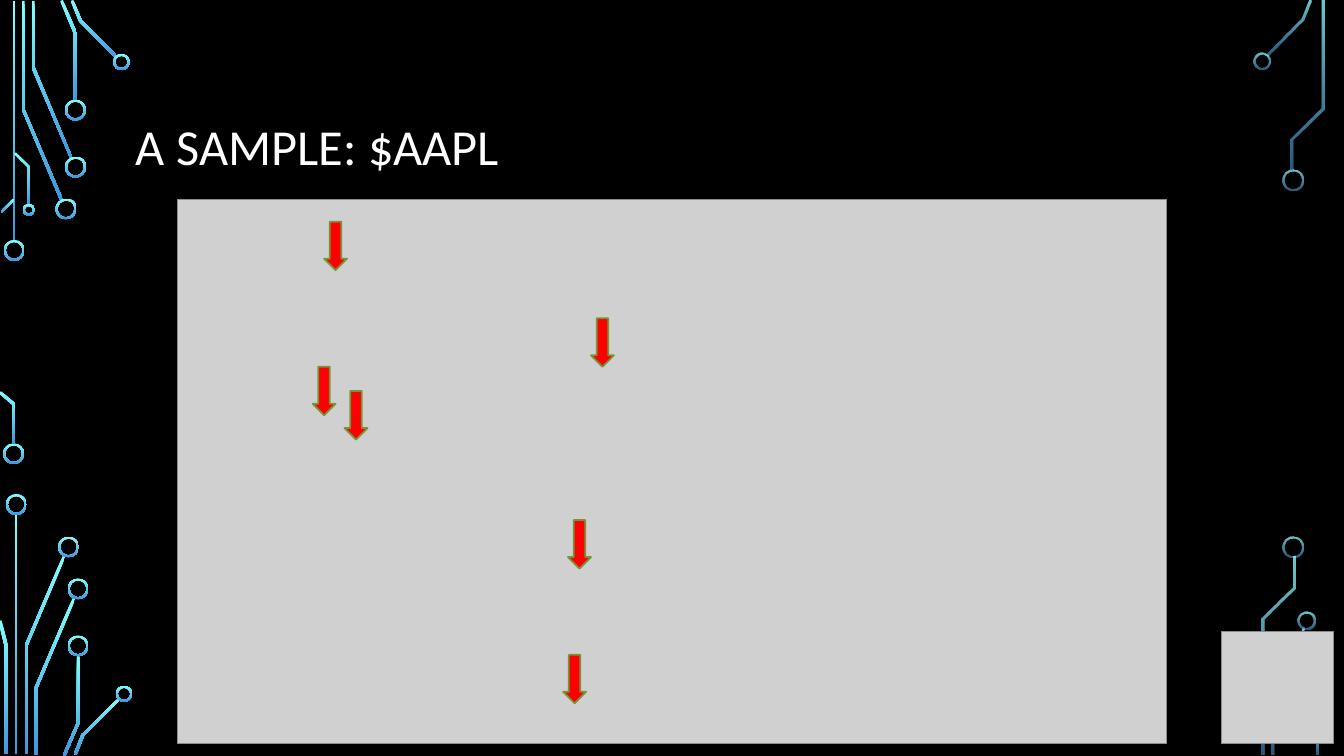
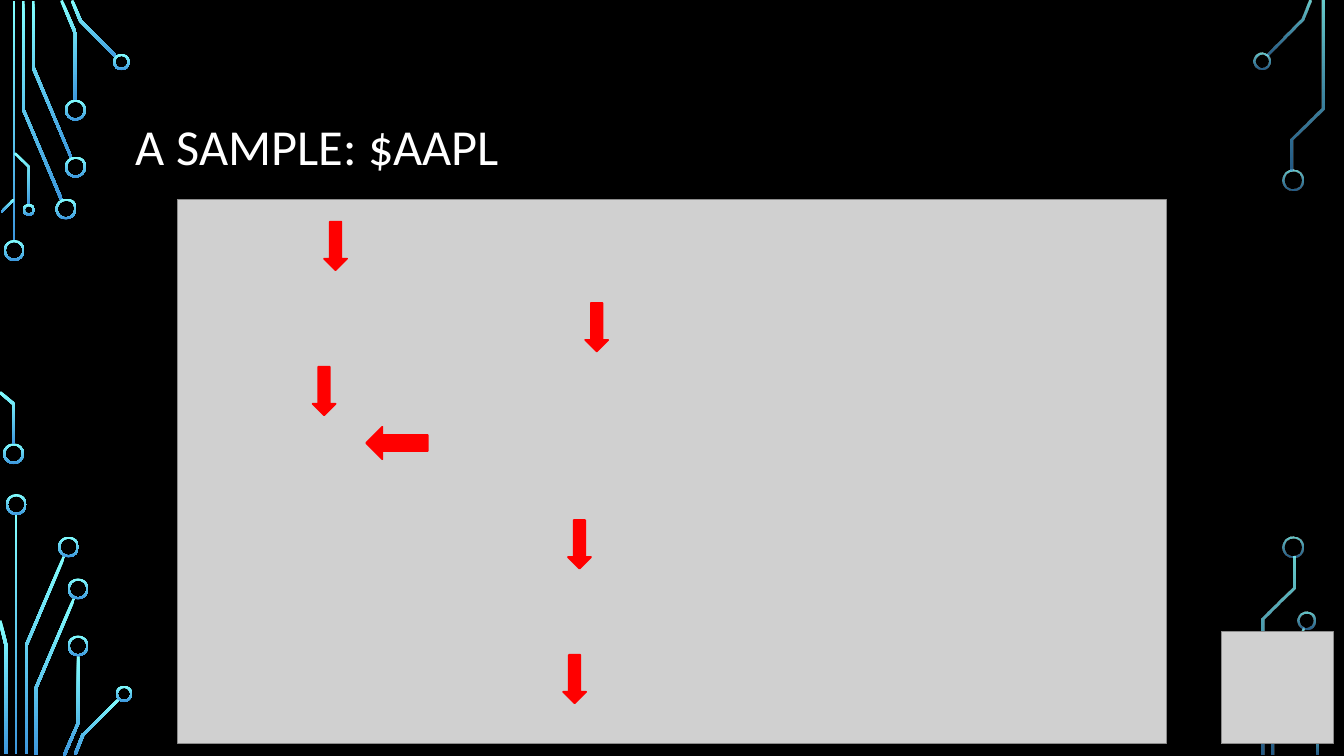
Before and after one commit to shangeri/Software-Engineering-7-610-1.00, a slide deck: slide 7 of Presention_by_Cédric.pptx (slide 5 before the commit). Drawn at 1344x756 pixels with LibreOffice and Linux fonts; fonts in the diff are those of the drawing; grey boxes stand for pictures; background and template pictures are left out. Boxes give left, top, right and bottom in pixels: in the first picture for what was removed or moved away, otherwise in the second. Text is boxed around its words. In the diff, an @@ line names an element or a change of style, - is before the commit and + after.

```diff
--- a/Presention_by_Cédric.pptx
+++ b/Presention_by_Cédric.pptx
@@ down arrow: place and size @@
-down arrow at [591, 319, 614, 367]
+down arrow at [586, 303, 609, 352]
@@ down arrow at [586, 303, 609, 352]: outline #729838 1.25 pt to #FF0000 1.25 pt; mirrored @@
@@ down arrow at [366, 427, 428, 459]: outline #729838 1.25 pt to #FF0000 1.25 pt; rotation 0 to 90 degrees @@
@@ outline #729838 1.25 pt to #FF0000 1.25 pt in 4 elements at [325, 222, 348, 270], [313, 367, 336, 415], [569, 520, 592, 569], [564, 655, 587, 704] @@
```
Also in this commit, not shown: 5 other slides changed, 2 slides added.
